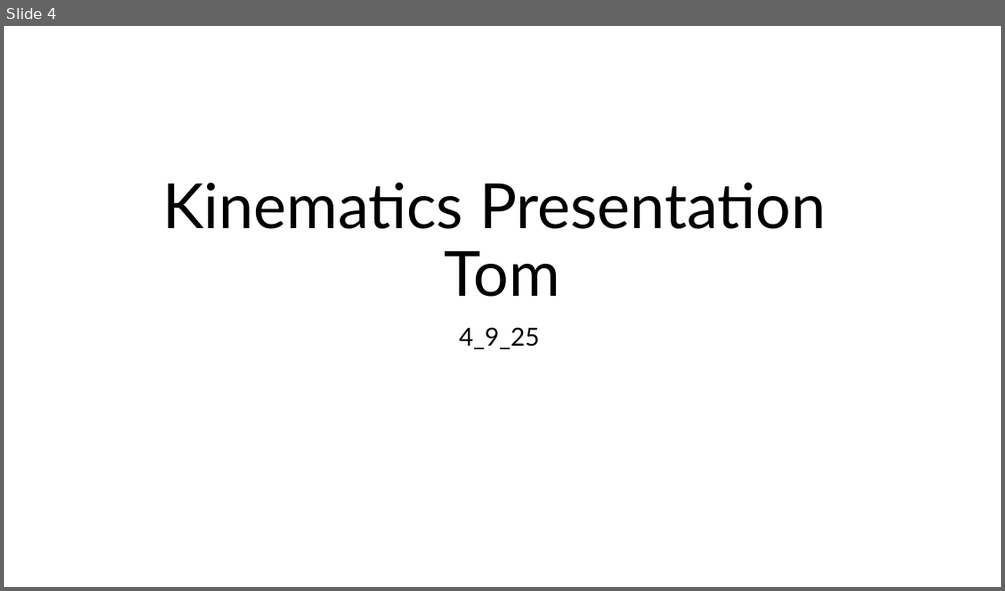
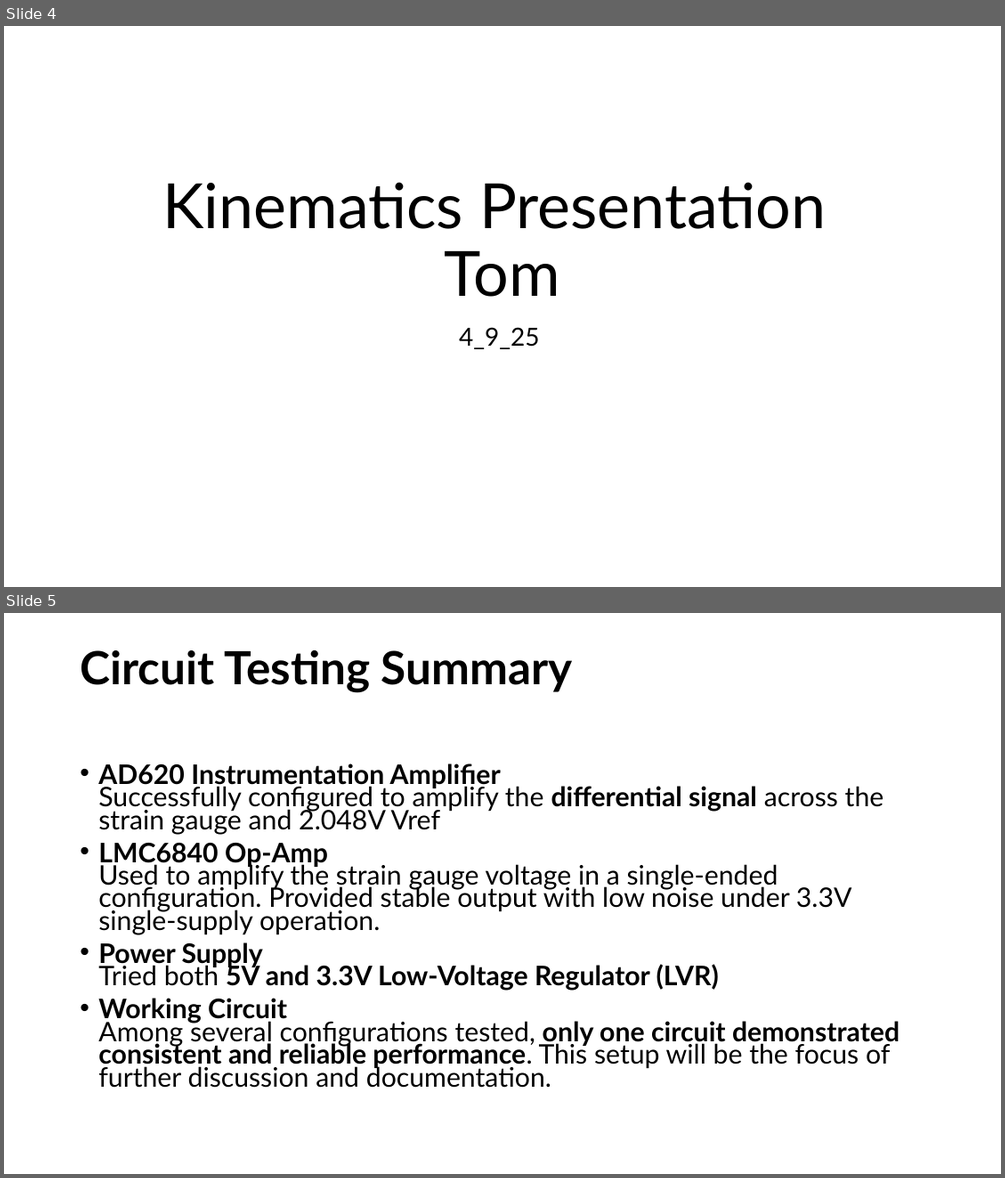
Before and after one commit to neuralengatberkeley/Strain-Sensor-, a slide deck: kinematic presentations/3_27_25.pptx. Shown one above the other, each under a label of ours: slide 4 before the commit, slides 4 and 5 after it. The pictures are 1005x591 and 1005x1178 pixels, drawn with LibreOffice and Linux fonts; fonts in the diff are those of the drawing. Boxes give left, top, right and bottom in pixels: in the first picture for what was removed or moved away, otherwise in the second. Text is boxed around its words. In the diff, an @@ line names an element or a change of style, - is before the commit and + after.

```diff
--- a/kinematic presentations/3_27_25.pptx
+++ b/kinematic presentations/3_27_25.pptx
@@ slide 5 added at <box>4,613,1001,1174</box>, background #FFFFFF @@
@@ title added at <box>80,650,573,693</box>, 44 pt, text #000000, bold @@
+Circuit Testing Summary
@@ text added at <box>98,763,899,1087</box>, 25.9 pt, text #000000 @@
+• AD620 Instrumentation Amplifier
+  Successfully configured to amplify the differential signal across the strain gauge and 2.048V Vref
+• LMC6840 Op-Amp
+  Used to amplify the strain gauge voltage in a single-ended configuration. Provided stable output with low noise under 3.3V single-supply operation.
+• Power Supply
+  Tried both 5V and 3.3V Low-Voltage Regulator (LVR)
+• Working Circuit
+  Among several configurations tested, only one circuit demonstrated consistent and reliable performance. This setup will be the focus of further discussion and documentation.
```
Also in this commit, not shown: 3 slides changed.
